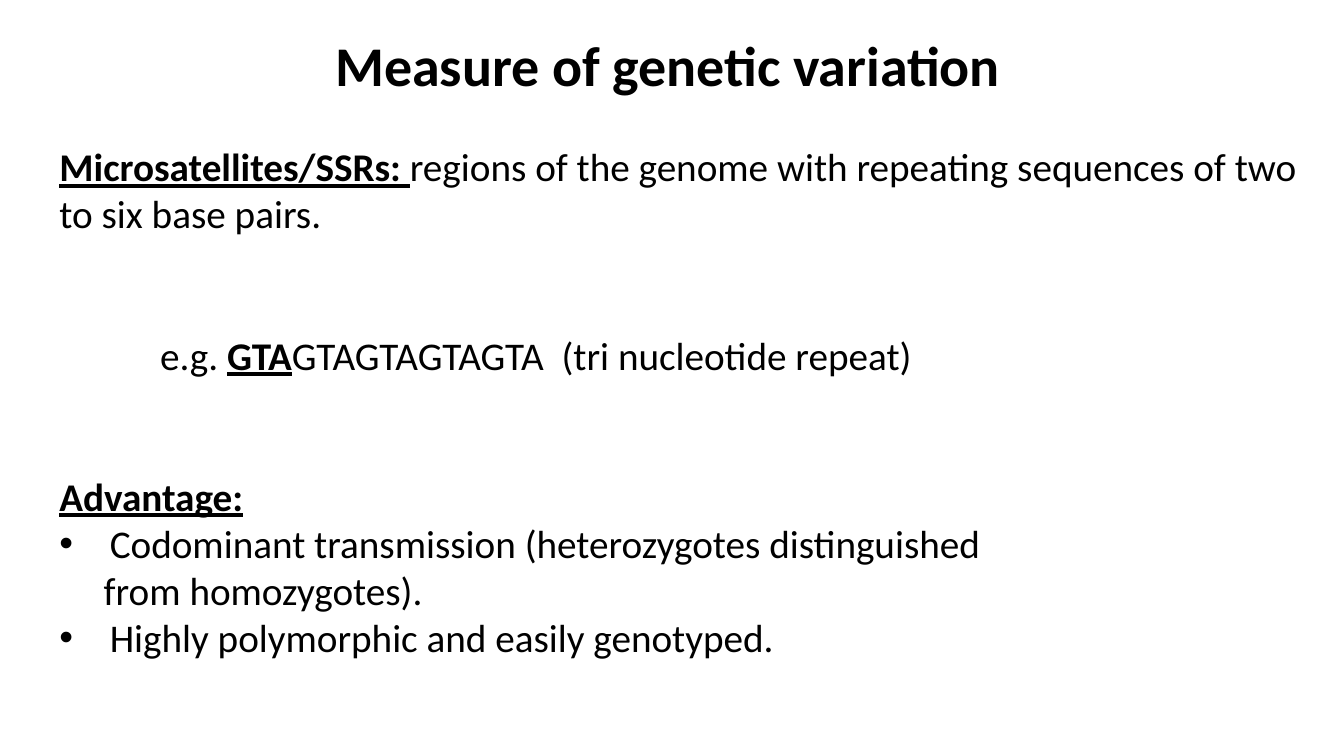
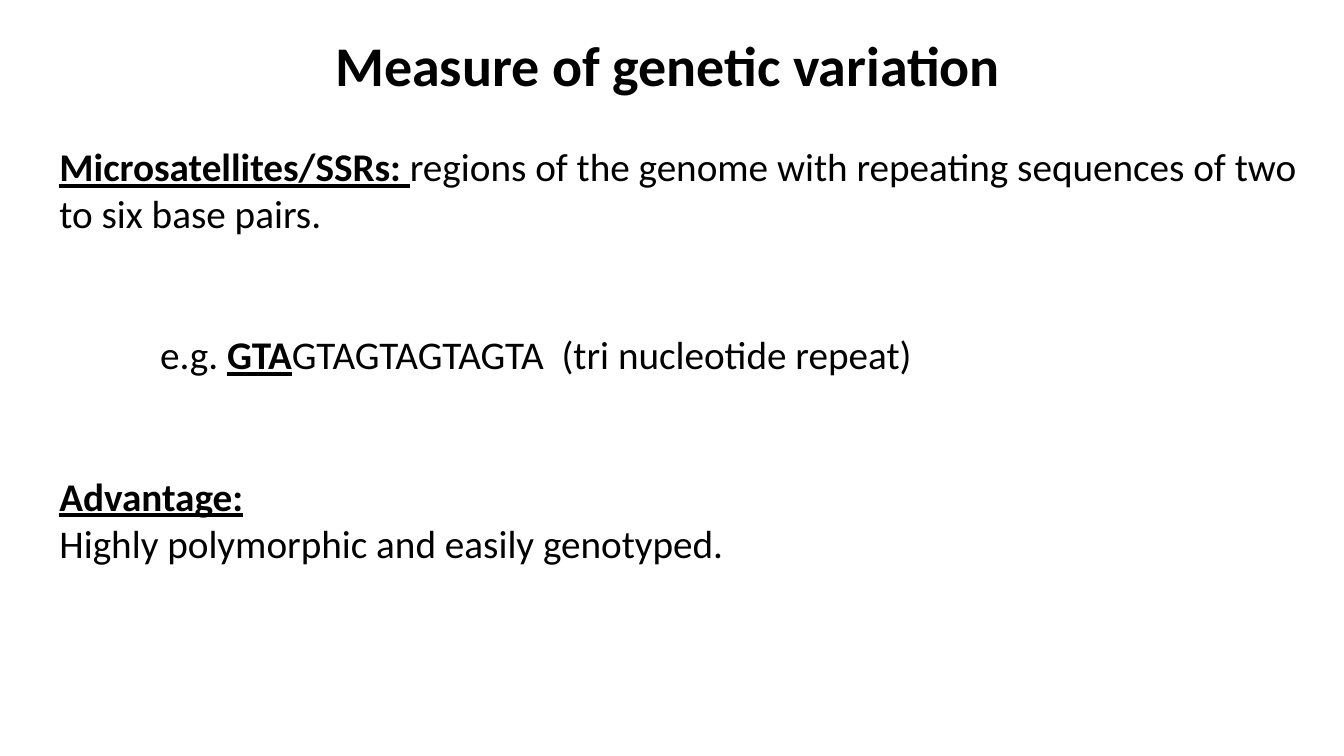
Before and after one commit to shankarkshakya/geppopgen, a slide deck: slide 22 of New Microsoft PowerPoint Presentation.pptx (slide 17 before the commit). Drawn at 1344x756 pixels with LibreOffice and Linux fonts; fonts in the diff are those of the drawing. Boxes give left, top, right and bottom in pixels: in the first picture for what was removed or moved away, otherwise in the second. Text is boxed around its words. In the diff, an @@ line names an element or a change of style, - is before the commit and + after.

```diff
--- a/New Microsoft PowerPoint Presentation.pptx
+++ b/New Microsoft PowerPoint Presentation.pptx
@@ text at (x1=59, y1=530, x2=723, y2=565): bullet • to none @@
@@ text at (x1=104, y1=529, x2=980, y2=612): paragraphs removed @@
-• Codominant transmission (heterozygotes distinguished
-from homozygotes).
```
Also in this commit, not shown: 5 other slides changed, 8 slides added, 3 slides removed, 16 other files.
